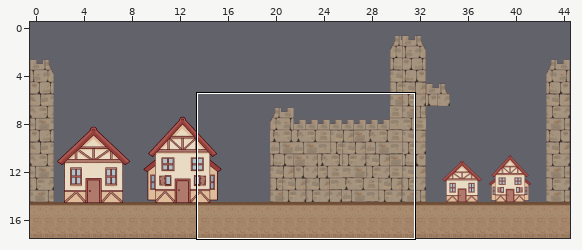
Tiled map: Assets/Maps/Nexo.tmx. The first picture is a wide view before the edit; the outline marks the close-up.
Close-up. As it was:
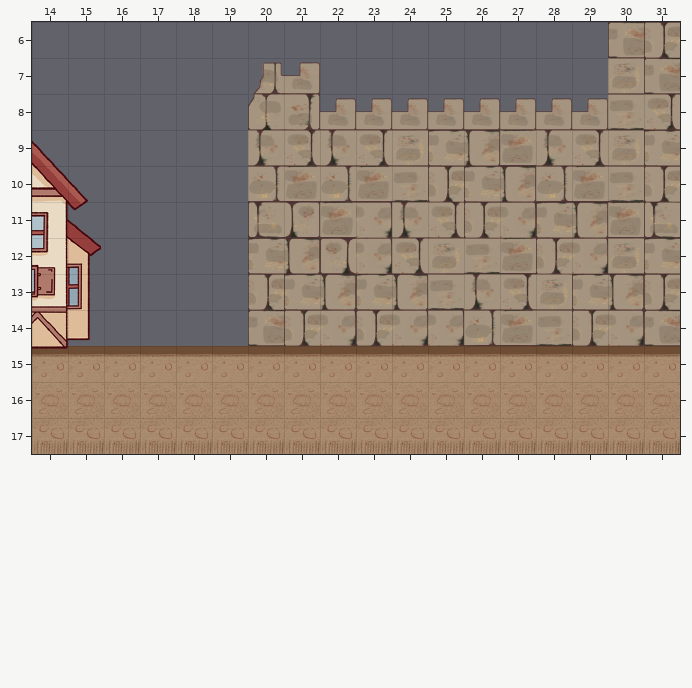
Cells are 128x128 px. Shown: x 14..31, y 6..17. The commit also changed other parts of the map, which this record leaves out.
The result:
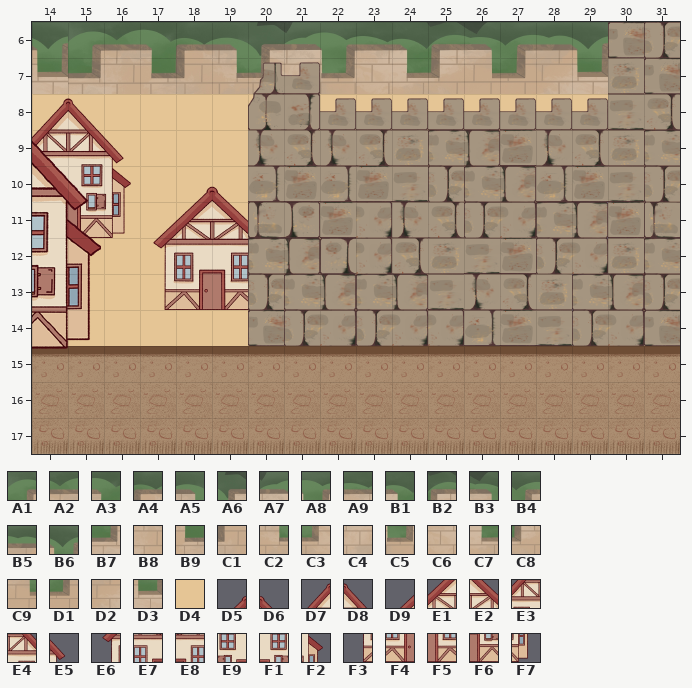
Key: from "Fondo_Exterior_Castillo": A1 90, A2 91, A3 92, A4 93, A5 94, A6 95, A7 96, A8 97, A9 98, B1 99, B2 100, B3 101, B4 102, B5 103, B6 104, B7 105, B8 106, B9 107, C1 108, C2 109, C3 110, C4 111, C5 112, C6 113, C7 114, C8 115, C9 116, D1 117, D2 118, D3 119; from "Muralla": D4 105; from "Village": D5 1, D6 2, D7 5, D8 6, D9 8, E1 9, E2 10, E3 13, E4 14, E5 15, E6 16, E7 17, E8 18, E9 21, F1 22, F2 23, F3 24, F4 25, F5 26, F6 30, F7 31.
__ is an empty cell.
Tiles of an added or newly shown layer are drawn over the layers below it.
The exact change:
{"where": "layer \"Fondo\" (added)"}
{"y":6,"x":14,"old":"__ __ __ __ __ __ __ __ __ __ __ __ __ __ __ __","new":"B6 A1 A2 A3 A4 A5 A6 A7 A8 A9 B1 B2 B3 B4 B5 B6"}
{"y":7,"x":14,"old":"__ __ __ __ __ __ __ __ __ __ __ __ __ __ __ __","new":"D3 B7 B8 B9 C1 C2 C3 C4 C5 C6 C7 C8 C9 D1 D2 D3"}
{"y":8,"x":14,"old":"__ __ __ __ __ __ __","new":"D4 D4 D4 D4 D4 D4 D4"}
{"y":8,"x":22,"old":"__ __ __ __ __ __ __ __","new":"D4 D4 D4 D4 D4 D4 D4 D4"}
{"y":9,"x":14,"old":"__ __ __ __ __ __","new":"D4 D4 D4 D4 D4 D4"}
{"y":10,"x":15,"old":"__ __ __ __ __","new":"D4 D4 D4 D4 D4"}
{"y":11,"x":15,"old":"__ __ __ __ __","new":"D4 D4 D4 D4 D4"}
{"y":12,"x":15,"old":"__ __ __ __ __","new":"D4 D4 D4 D4 D4"}
{"y":13,"x":15,"old":"__ __ __ __ __","new":"D4 D4 D4 D4 D4"}
{"y":14,"x":15,"old":"__ __ __ __ __","new":"D4 D4 D4 D4 D4"}
{"where": "layer \"Suelo\""}
{"y":8,"x":14,"old":"__ __","new":"D7 D8"}
{"y":9,"x":14,"old":"__ __ __","new":"E3 E4 E5"}
{"y":10,"x":14,"old":"__ __ __","new":"E9 F1 F2"}
{"y":10,"x":18,"old":"__ __","new":"D5 D6"}
{"y":11,"x":15,"old":"__ __ __ __ __","new":"F6 F7 D9 E1 E2"}
{"y":12,"x":17,"old":"__ __ __","new":"E6 E7 E8"}
{"y":13,"x":17,"old":"__ __ __","new":"F3 F4 F5"}
{"label":"added","picture_box":[32,22,608,346]}
